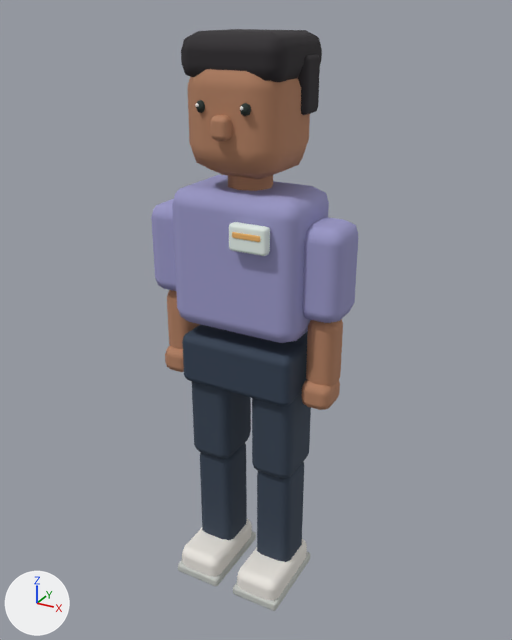
An edit to the glTF model public/models/host.glb, drawn before and after from the same camera.
Before and after are seen from a 50 mm camera at (1.009, -1.786, 0.952) aimed at (0.01, 0.032, 0.043). Arrows for +X, +Y and +Z are at lower left; the lights stay in place. The picture after the commit comes second. Vertices at exactly the same position are counted once.
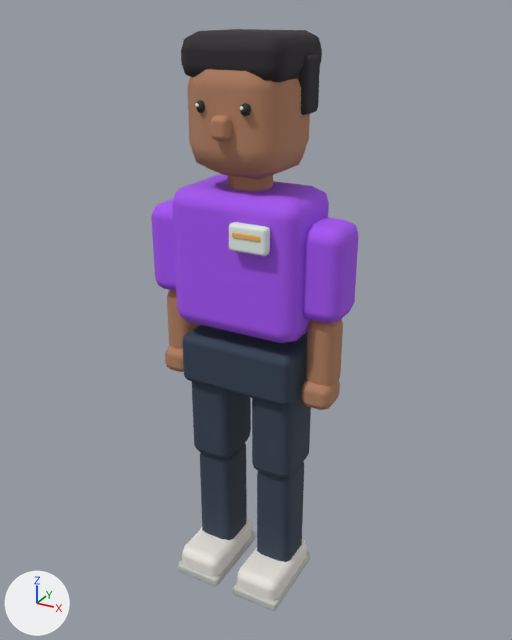
Pixel boxes [x1, y1, x2, y2] of what changed, in the pictures (512 x 640 px):
part 1 of me_mesh_0, recoloured (blue to purple): [151, 175, 358, 343] in both

The change, as a diff of the scene's bpy script:
```diff
--- a/public/models/host.glb.py
+++ b/public/models/host.glb.py
@@ me_mesh_0 @@
 me_mesh_0.from_pydata(...)  # 1360 vertices, 2608 faces; spans x -0.33..0.33, y -0.18..0.18, z -0.91..0.9
 # used by ob_mesh_0; location = (0.0, 0.0, 0.0)
+# me_mesh_0 part 1: 324 faces centred in x -0.33..0.33, y -0.12..0.15, z 0.04..0.48 are repainted in the vertex colours; the middle colour goes from blue #9c9aca to purple #a855f7
 me_mesh_0.materials.append(mat_material_0)
```
